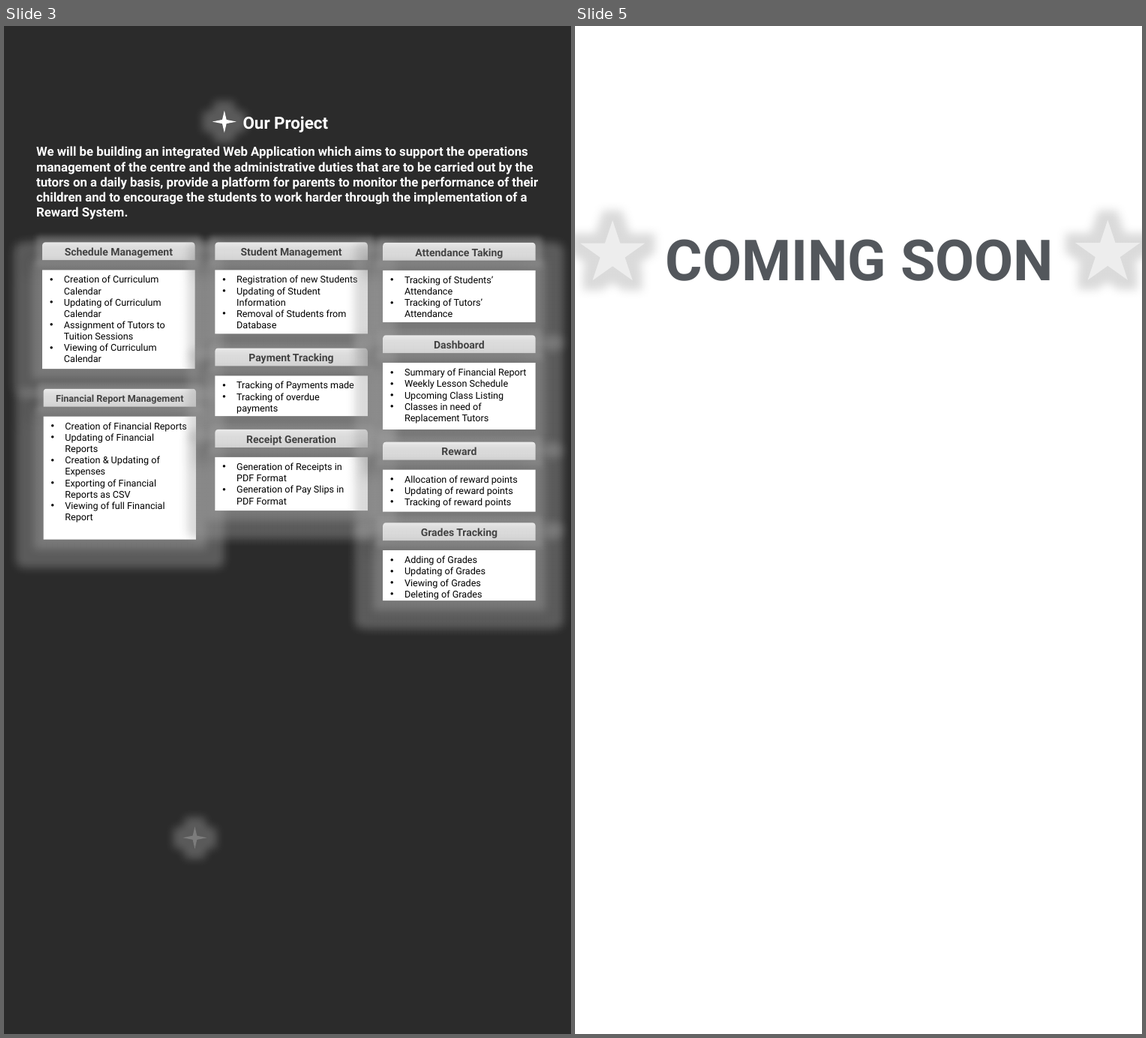
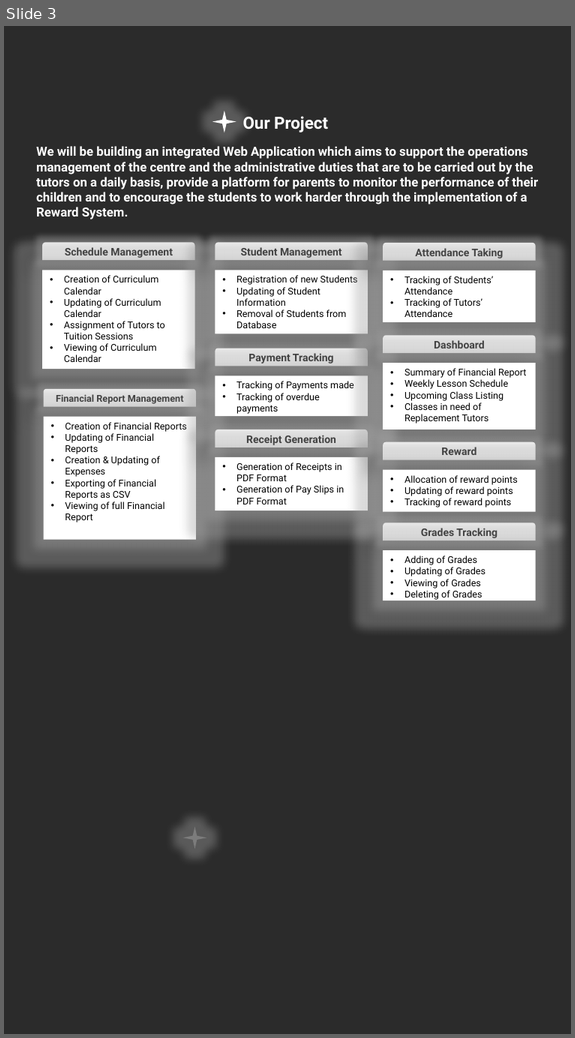
Before and after one commit to TeameXi/Thriving-Stones-Project, a slide deck: wiki/Wiki Template.pptx. Shown side by side, each under a label of ours: slides 3 and 5 before the commit, slide 3 after it; the slides between them are not shown. The pictures are 1146x1038 and 575x1038 pixels, drawn with LibreOffice and Linux fonts; fonts in the diff are those of the drawing; background and template pictures are left out; a plain dark background stands for a picture behind light text. Boxes give left, top, right and bottom in pixels: in the first picture for what was removed or moved away, otherwise in the second. Text is boxed around its words. In the diff, an @@ line names an element or a change of style, - is before the commit and + after.

```diff
--- a/wiki/Wiki Template.pptx
+++ b/wiki/Wiki Template.pptx
@@ slide 5 removed at [575,26,1142,1034], background picture (left out) @@
@@ star removed at [580,220,645,280] @@
@@ star removed at [1075,220,1141,280] @@
@@ text removed at [666,239,1053,281] @@
-COMING SOON
```
Also in this commit, not shown: 6 slides changed, 1 slide added, 1 other file.
